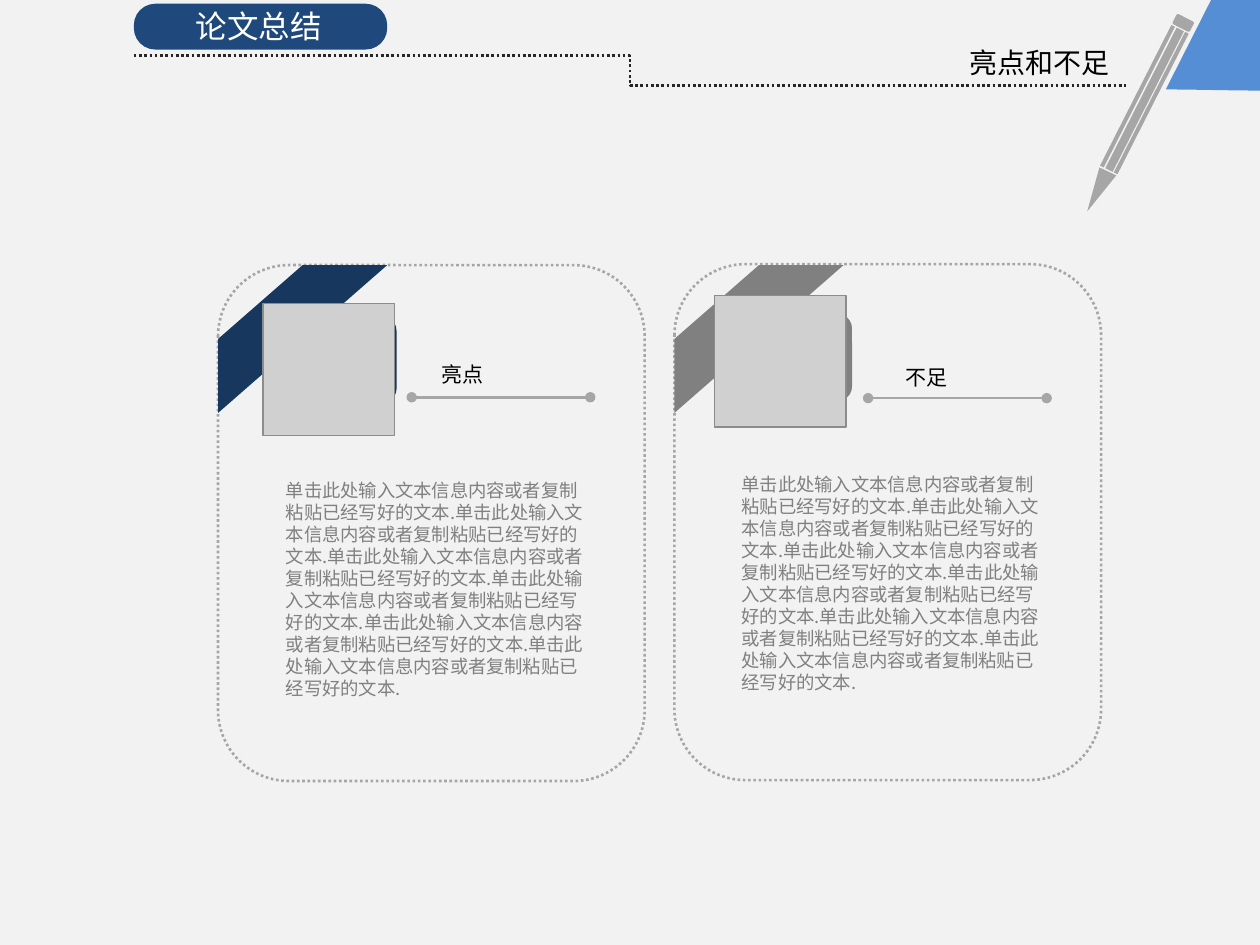
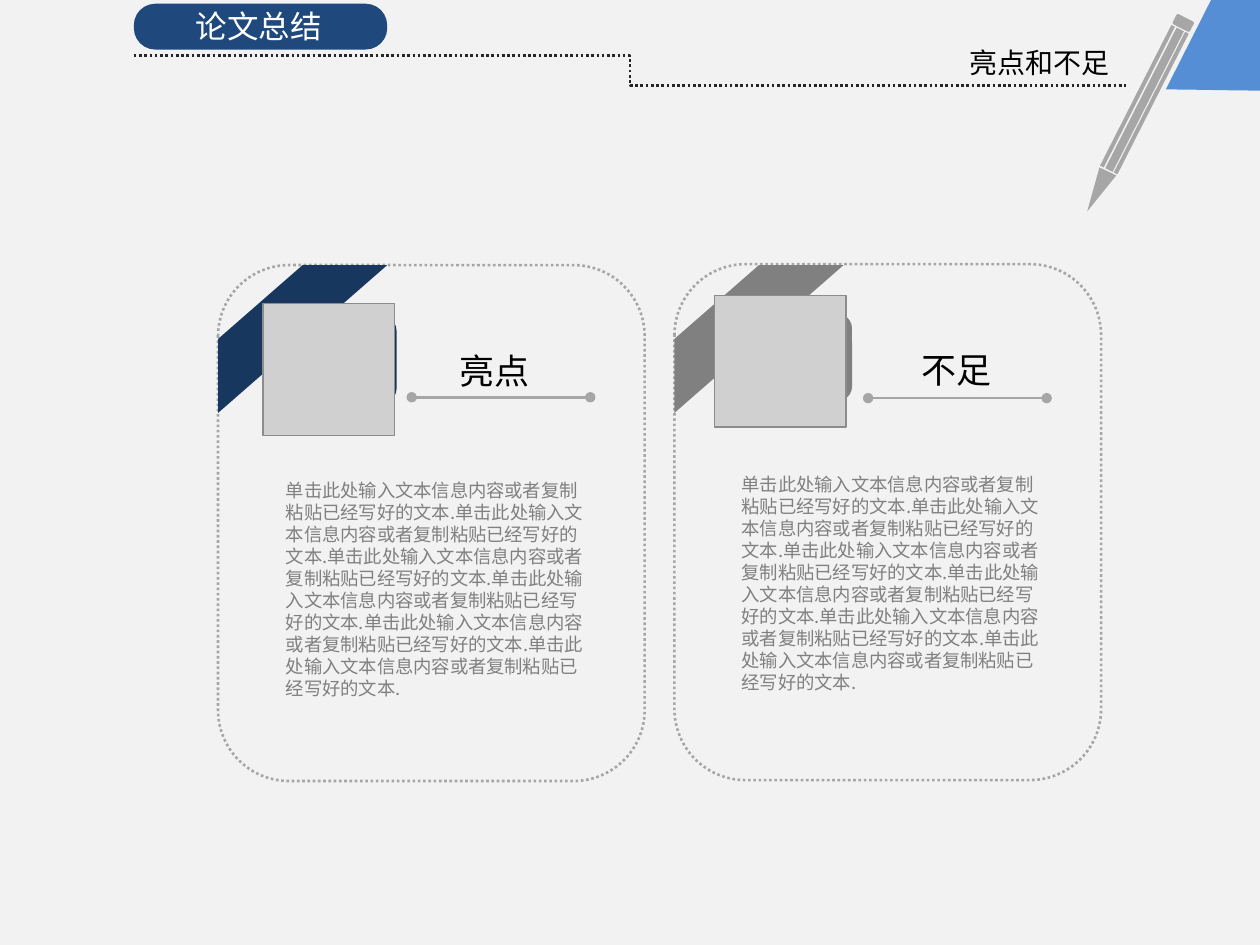
Before and after one commit to KrisCheng/GraduationDesign, a slide deck: slide 27 of FinalPaper/毕业答辩.pptx (slide 26 before the commit). Drawn at 1260x945 pixels with LibreOffice and Linux fonts; fonts in the diff are those of the drawing; grey boxes stand for pictures. Boxes give left, top, right and bottom in pixels: in the first picture for what was removed or moved away, otherwise in the second. Text is boxed around its words. In the diff, an @@ line names an element or a change of style, - is before the commit and + after.

```diff
--- a/FinalPaper/毕业答辩.pptx
+++ b/FinalPaper/毕业答辩.pptx
@@ text "亮点": place and size @@
-text "亮点" at (441, 364, 483, 384)
+text "亮点" at (459, 354, 529, 387)
@@ text "亮点" at (459, 354, 529, 387): size 12 to 20 pt @@
@@ text "不足" at (922, 355, 992, 386): size 12 to 20 pt @@
@@ text "不足": place and size @@
-text "不足" at (905, 368, 947, 387)
+text "不足" at (922, 355, 992, 386)
```
Also in this commit, not shown: 6 other slides changed, 10 slides added, 8 slides removed, 1 other file.
